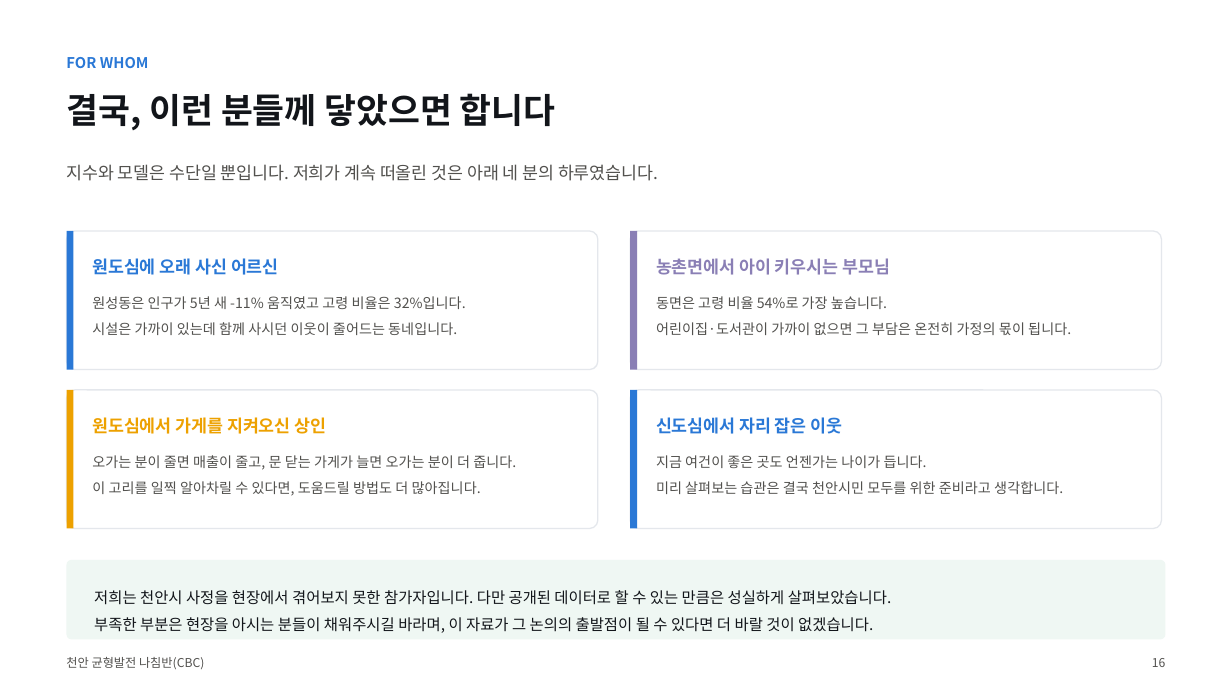
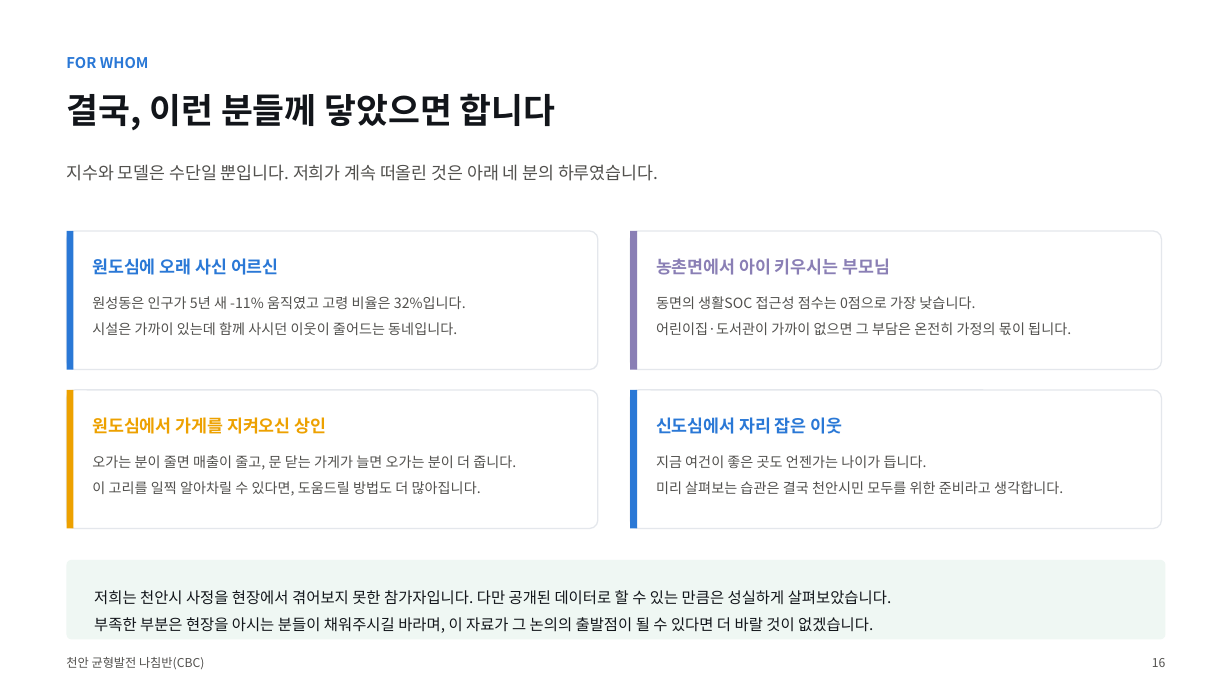
Before and after one commit to BioCode67/2026-AI-, a slide deck: slide 17 of deliverables/기획서_천안균형발전나침반_CBC.pptx. Drawn at 1232x693 pixels with LibreOffice and Linux fonts; fonts in the diff are those of the drawing. Boxes give left, top, right and bottom in pixels: in the first picture for what was removed or moved away, otherwise in the second. Text is boxed around its words. In the diff, an @@ line names an element or a change of style, - is before the commit and + after.

```diff
--- a/deliverables/기획서_천안균형발전나침반_CBC.pptx
+++ b/deliverables/기획서_천안균형발전나침반_CBC.pptx
@@ text at box(656, 296, 975, 309): text changed @@
-동면은 고령 비율 54%로 가장 높습니다.
+동면의 생활SOC 접근성 점수는 0점으로 가장 낮습니다.
```
Also in this commit, not shown: 12 other slides changed, 1 slide added, 4 other files.
